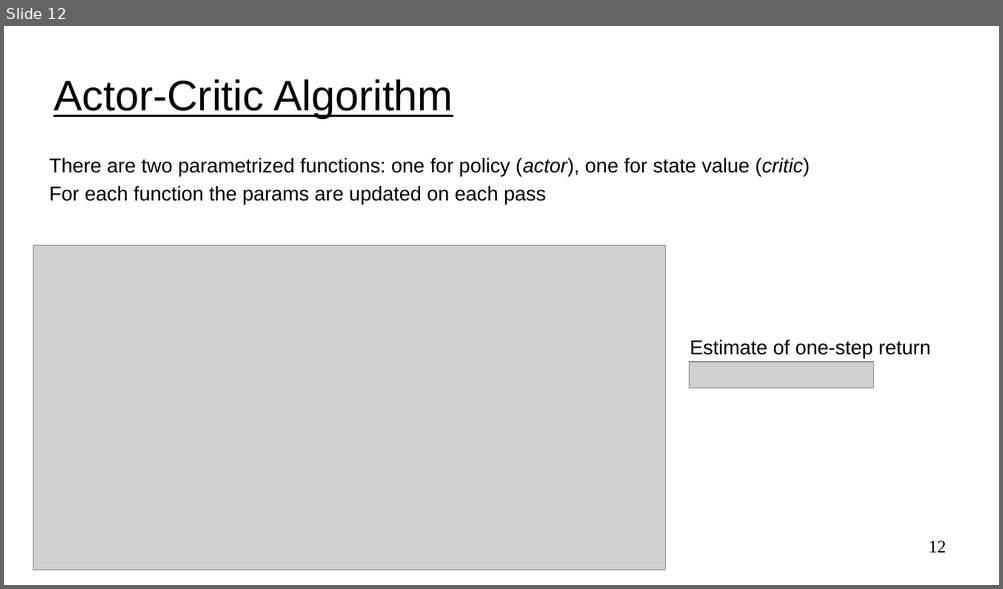
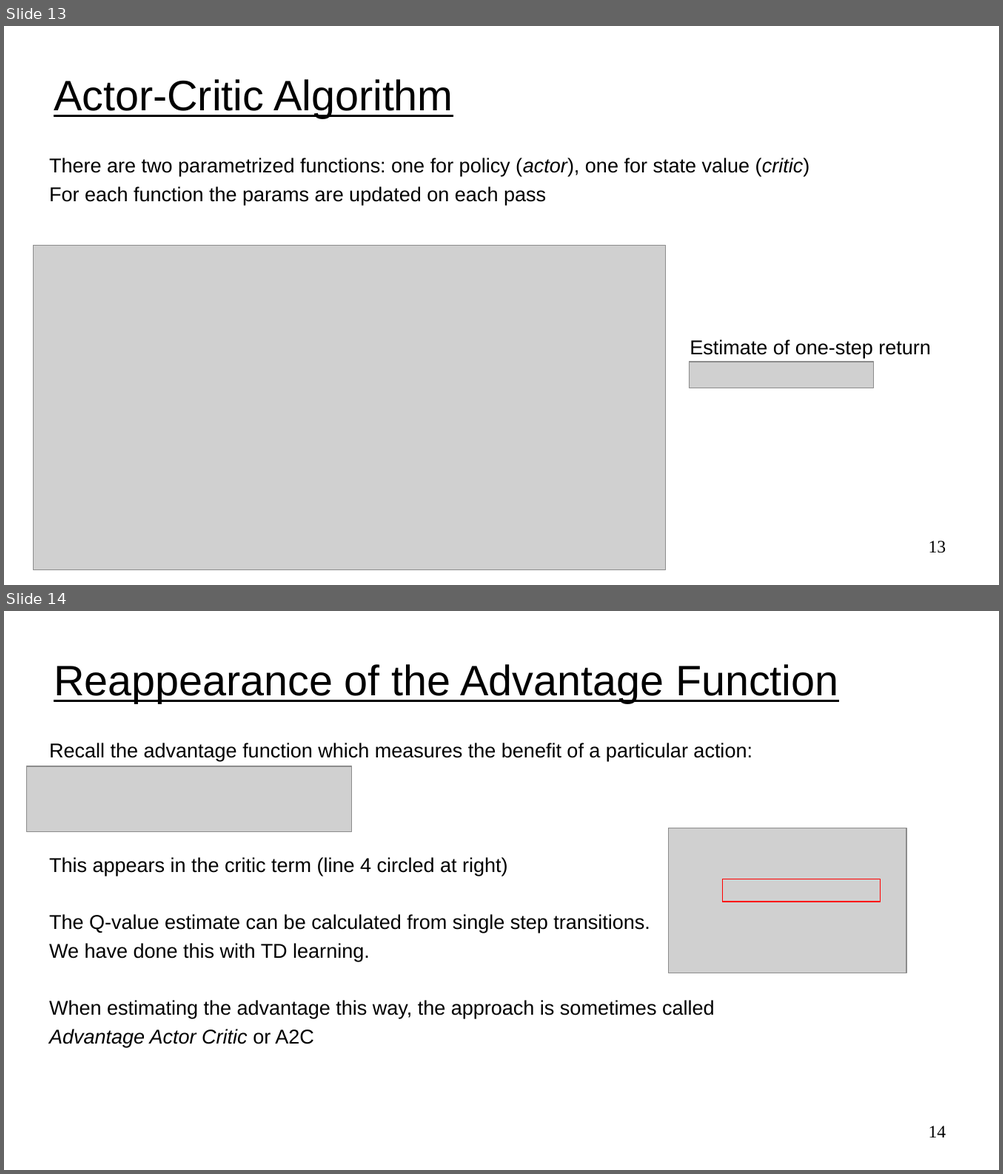
Before and after one commit to UVADS/reinforcement_learning, a slide deck: 08_policy_gradients_extensions/policy_gradients_extensions.ppt. Shown one above the other, each under a label of ours: slide 12 before the commit, slides 13 and 14 after it. The pictures are 1003x589 and 1003x1174 pixels, drawn with LibreOffice and Linux fonts; fonts in the diff are those of the drawing; grey boxes stand for pictures. Boxes give left, top, right and bottom in pixels: in the first picture for what was removed or moved away, otherwise in the second. Text is boxed around its words. In the diff, an @@ line names an element or a change of style, - is before the commit and + after.

```diff
--- a/08_policy_gradients_extensions/policy_gradients_extensions.ppt
+++ b/08_policy_gradients_extensions/policy_gradients_extensions.ppt
@@ slide 14 added at (4, 611, 999, 1170), background #FFFFFF @@
@@ title added at (54, 664, 838, 703), 34 pt, text #000000, underline @@
+Reappearance of the Advantage Function
@@ text added at (49, 743, 752, 1048), 16 pt, text #000000 @@
+Recall the advantage function which measures the benefit of a particular action:
+This appears in the critic term (line 4 circled at right)
+The Q-value estimate can be calculated from single step transitions.
+We have done this with TD learning.
+When estimating the advantage this way, the approach is sometimes called
+Advantage Actor Critic or A2C
@@ picture added at (26, 766, 352, 832) @@
@@ picture added at (669, 829, 907, 974) @@
@@ rectangle added at (723, 879, 880, 902), outline #FF0000 0.74 pt @@
@@ page number added at (928, 1126, 946, 1138), 14 pt, text #000000 @@
+14
@@ what was slide 12 is now slide 13 @@
@@ page number at (928, 541, 946, 554): text changed @@
-12
+13
```
Also in this commit, not shown: 2 slides changed, 16 other slides added, 3 other files.
